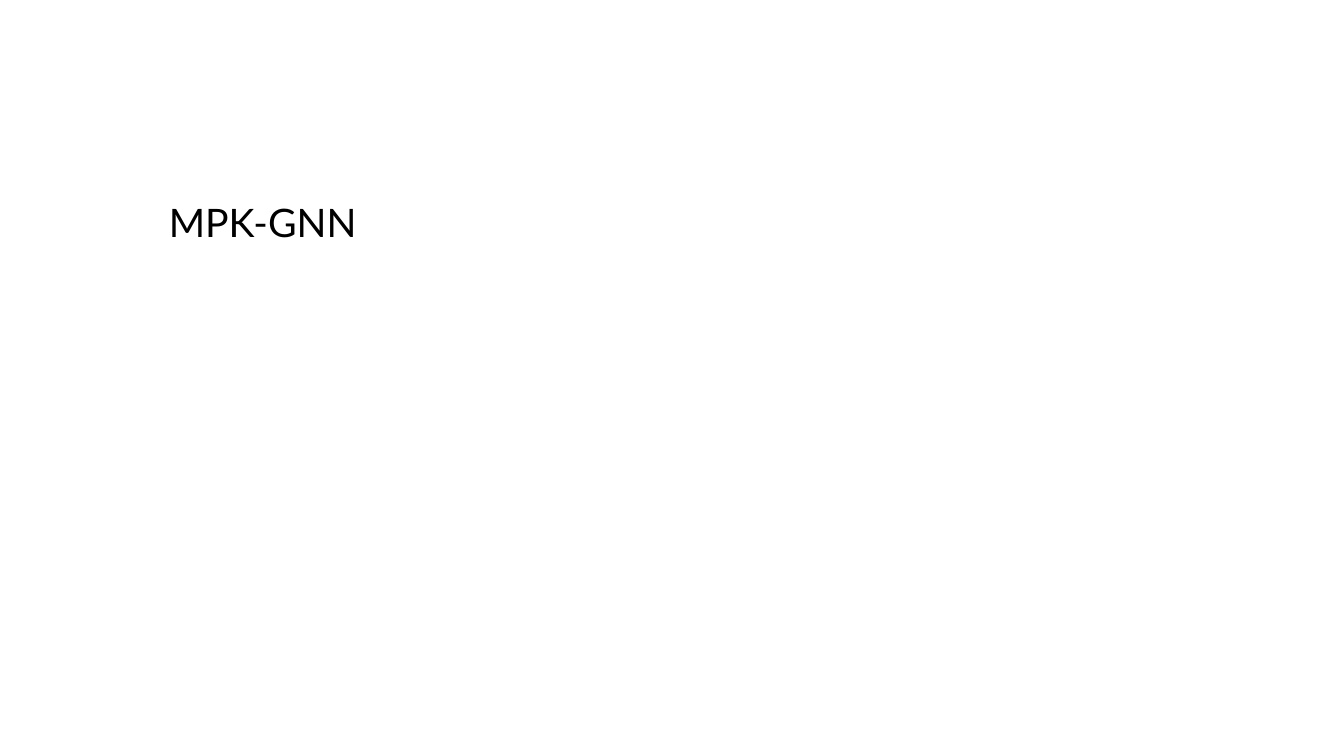
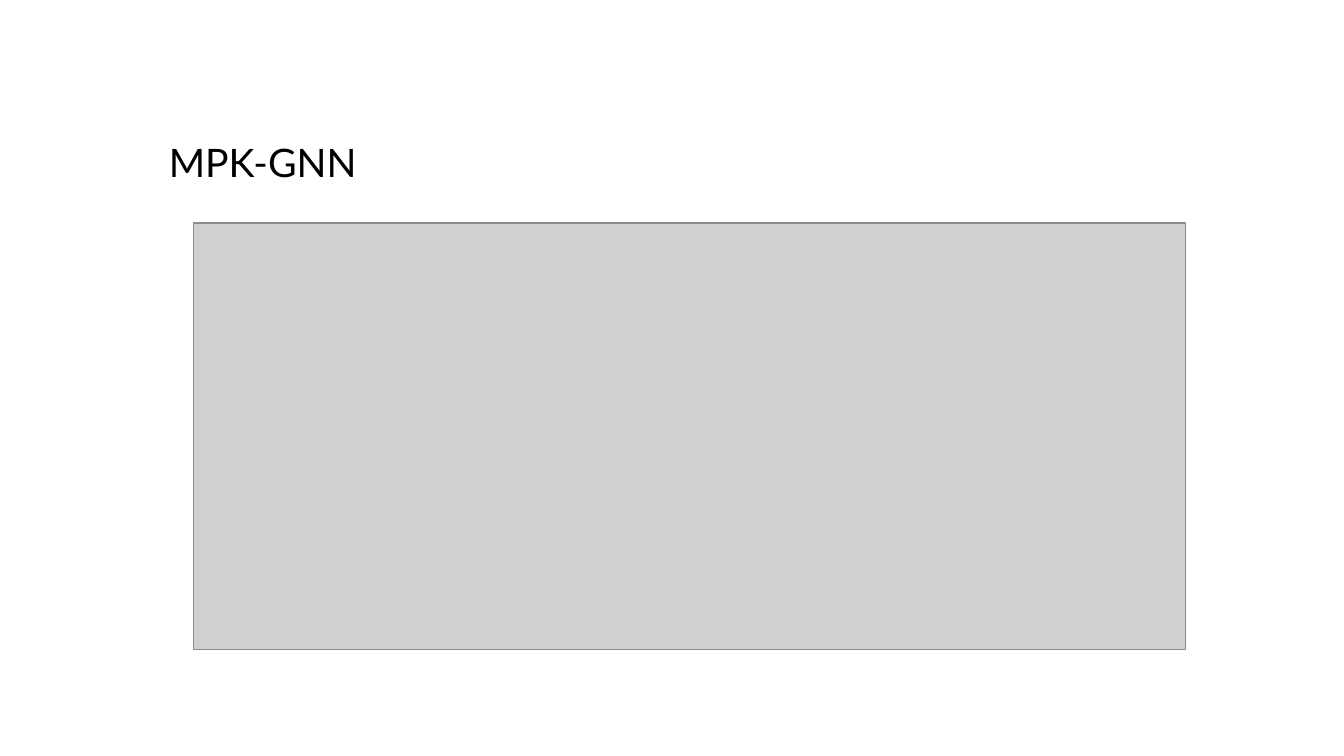
Before and after one commit to JanLubojacky/DiplomaThesis, a slide deck: slide 11 of SemestralPPT.pptx (slide 10 before the commit). Drawn at 1344x756 pixels with LibreOffice and Linux fonts; fonts in the diff are those of the drawing; grey boxes stand for pictures; background and template pictures are left out. Boxes give left, top, right and bottom in pixels: in the first picture for what was removed or moved away, otherwise in the second. Text is boxed around its words. In the diff, an @@ line names an element or a change of style, - is before the commit and + after.

```diff
--- a/SemestralPPT.pptx
+++ b/SemestralPPT.pptx
@@ title "MPK-GNN" moved from (x1=169, y1=208, x2=357, y2=238) to (x1=169, y1=148, x2=357, y2=178) @@
@@ picture added at (x1=194, y1=223, x2=1186, y2=650) @@
```
Also in this commit, not shown: 3 other slides changed, 4 slides added, 3 slides removed, 4 other files.
